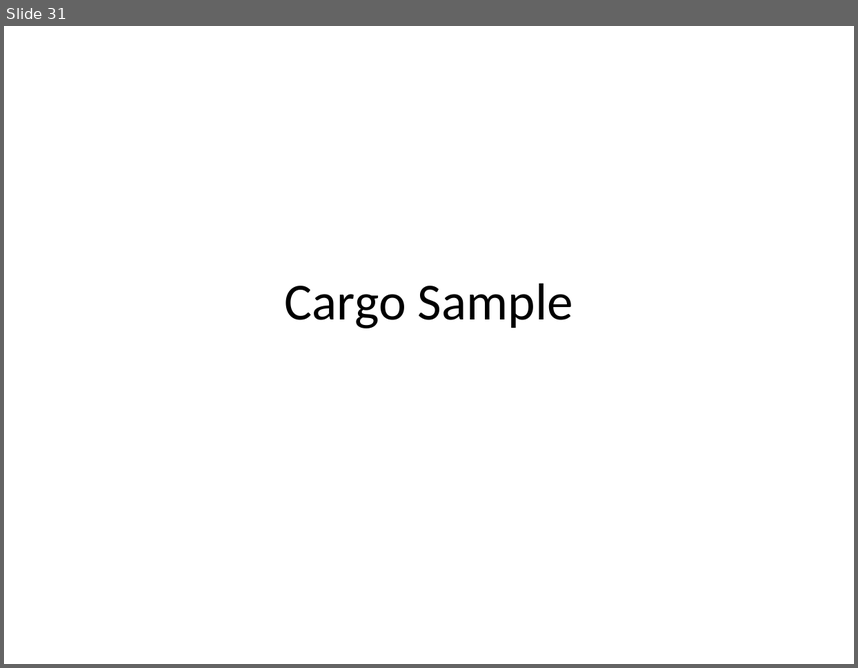
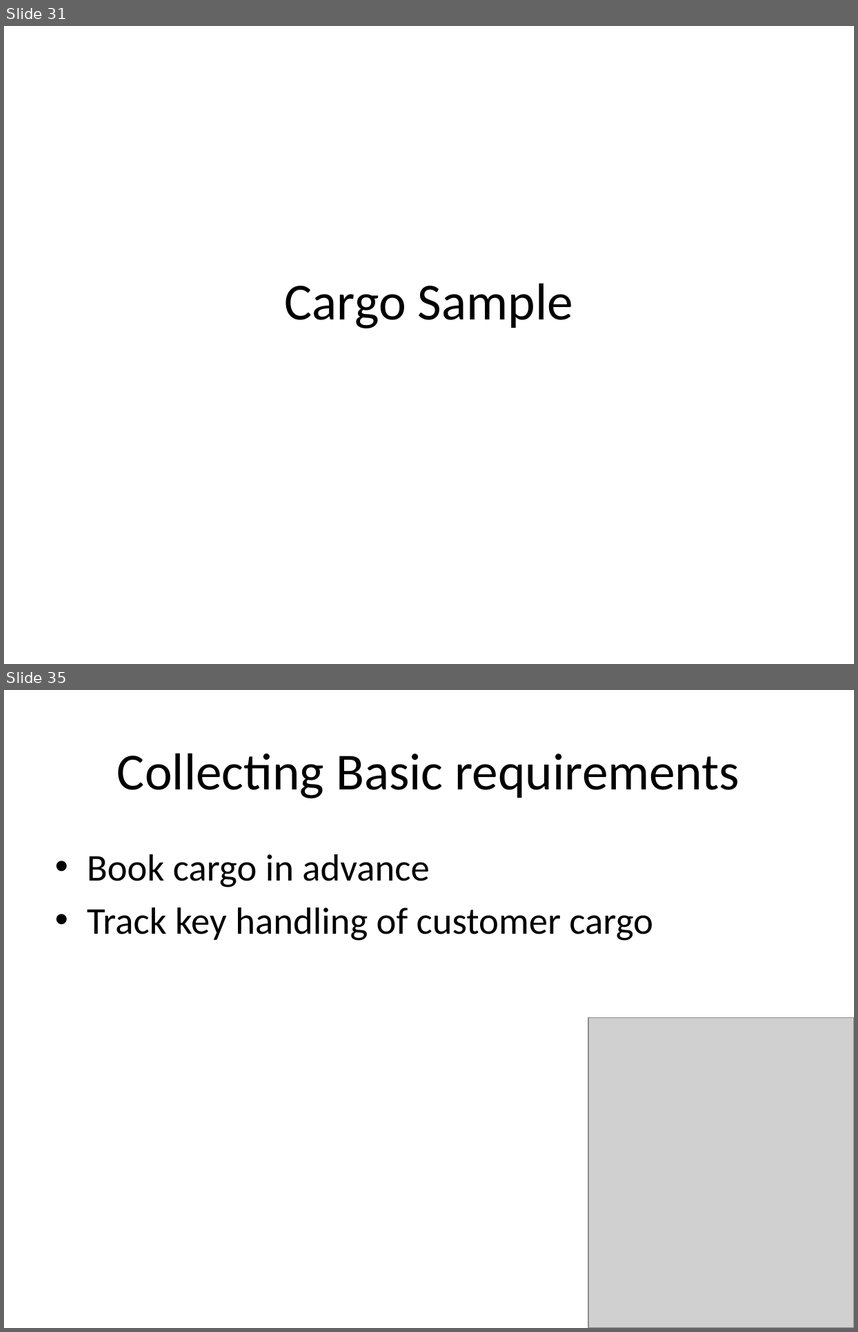
Before and after one commit to arturtv/dddpresentation, a slide deck: Domain-DrivenDesign.A.Trosin.pptx. Shown one above the other, each under a label of ours: slide 31 before the commit, slides 31 and 35 after it; the slides between them are not shown. The pictures are 858x668 and 858x1332 pixels, drawn with LibreOffice and Linux fonts; fonts in the diff are those of the drawing; grey boxes stand for pictures. Boxes give left, top, right and bottom in pixels: in the first picture for what was removed or moved away, otherwise in the second. Text is boxed around its words. In the diff, an @@ line names an element or a change of style, - is before the commit and + after.

```diff
--- a/Domain-DrivenDesign.A.Trosin.pptx
+++ b/Domain-DrivenDesign.A.Trosin.pptx
@@ slide 35 added at [4,690,854,1328], background #FFFFFF @@
@@ title added at [117,753,740,798], 44 pt, text #000000 @@
+Collecting Basic requirements
@@ text added at [87,854,653,940], 32 pt, text #000000 @@
+• Book cargo in advance
+• Track key handling of customer cargo
@@ picture added at [589,1017,854,1328] @@
```
Also in this commit, not shown: 1 slide changed, 4 other slides added.
